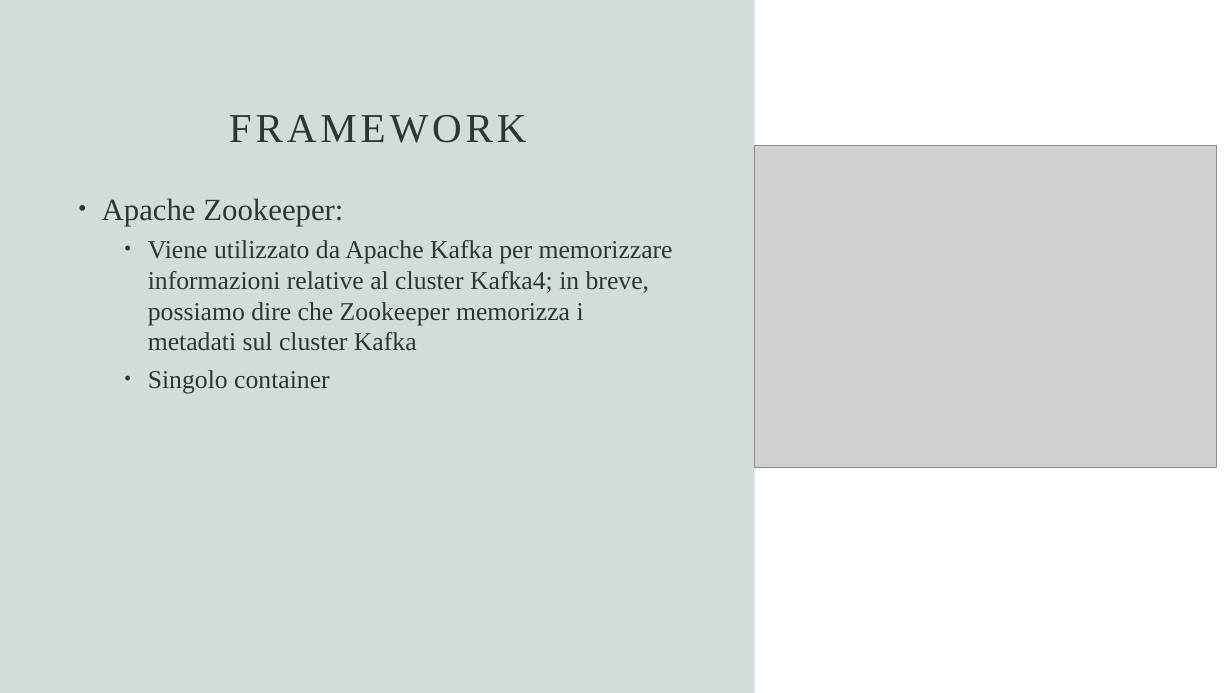
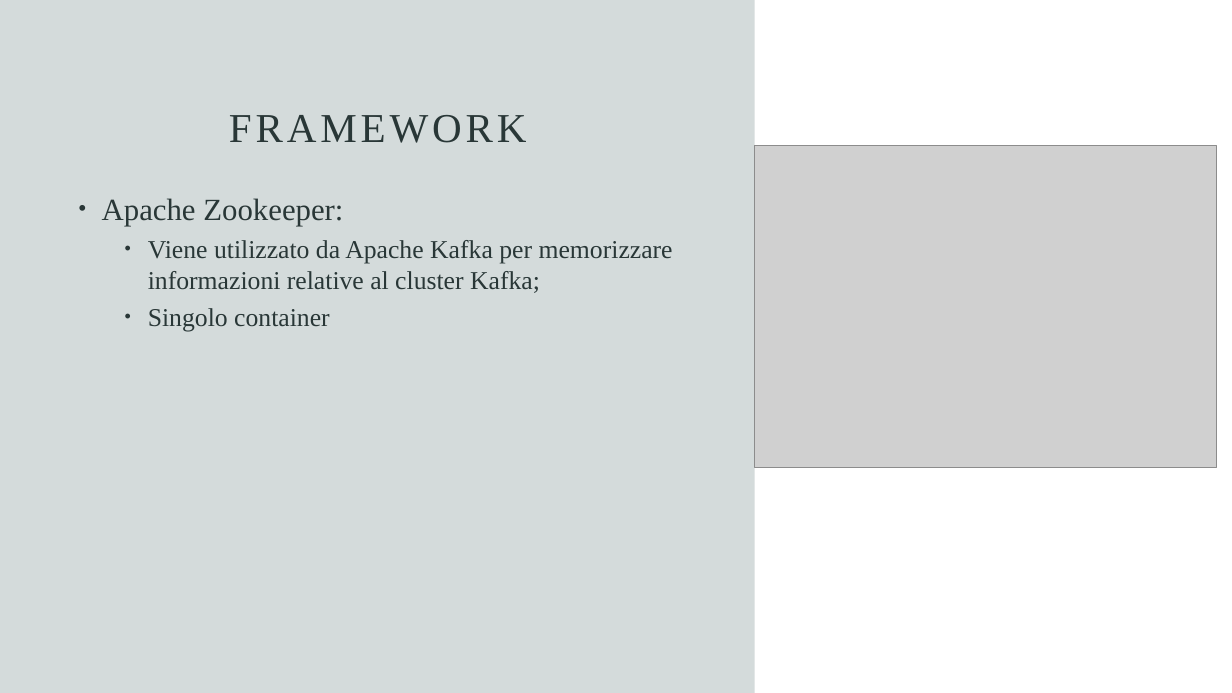
Before and after one commit to emelis-ptr/SABD2, a slide deck: slide 5 of documentazione/Presentazione - SABD.pptx. Drawn at 1232x693 pixels with LibreOffice and Linux fonts; fonts in the diff are those of the drawing; grey boxes stand for pictures. Boxes give left, top, right and bottom in pixels: in the first picture for what was removed or moved away, otherwise in the second. Text is boxed around its words. In the diff, an @@ line names an element or a change of style, - is before the commit and + after.

Commit message:
Presentazione

```diff
--- a/documentazione/Presentazione - SABD.pptx
+++ b/documentazione/Presentazione - SABD.pptx
@@ text at (148, 240, 673, 293): text changed @@
-  • Viene utilizzato da Apache Kafka per memorizzare informazioni relative al cluster Kafka4; in breve, possiamo dire che Zookeeper memorizza i metadati sul cluster Kafka
+  • Viene utilizzato da Apache Kafka per memorizzare informazioni relative al cluster Kafka;
```
Also in this commit, not shown: 2 other slides changed.
